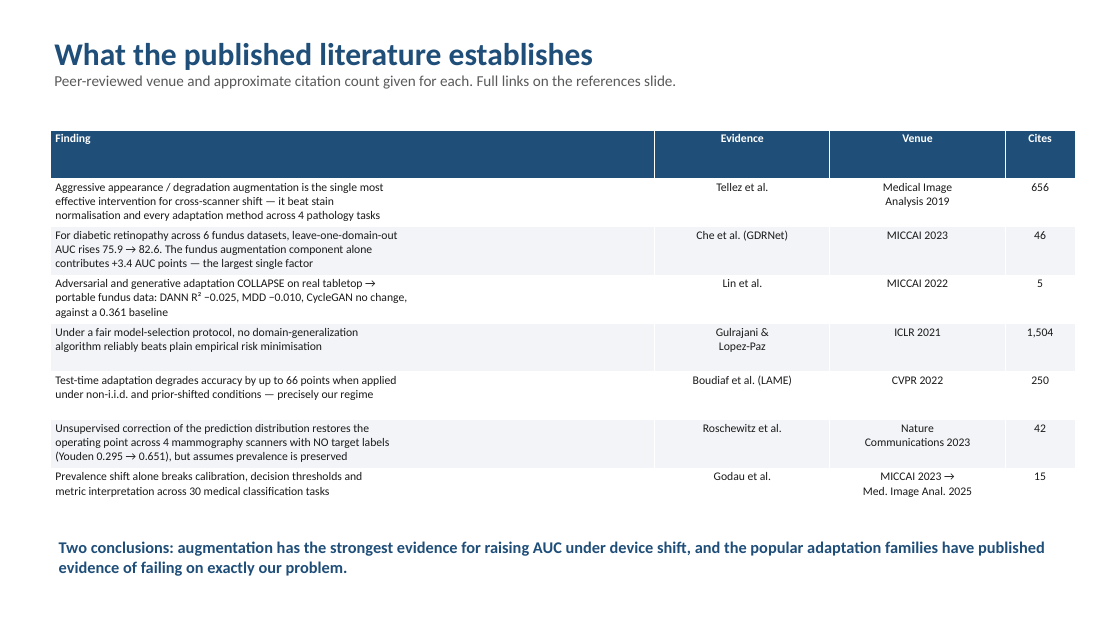
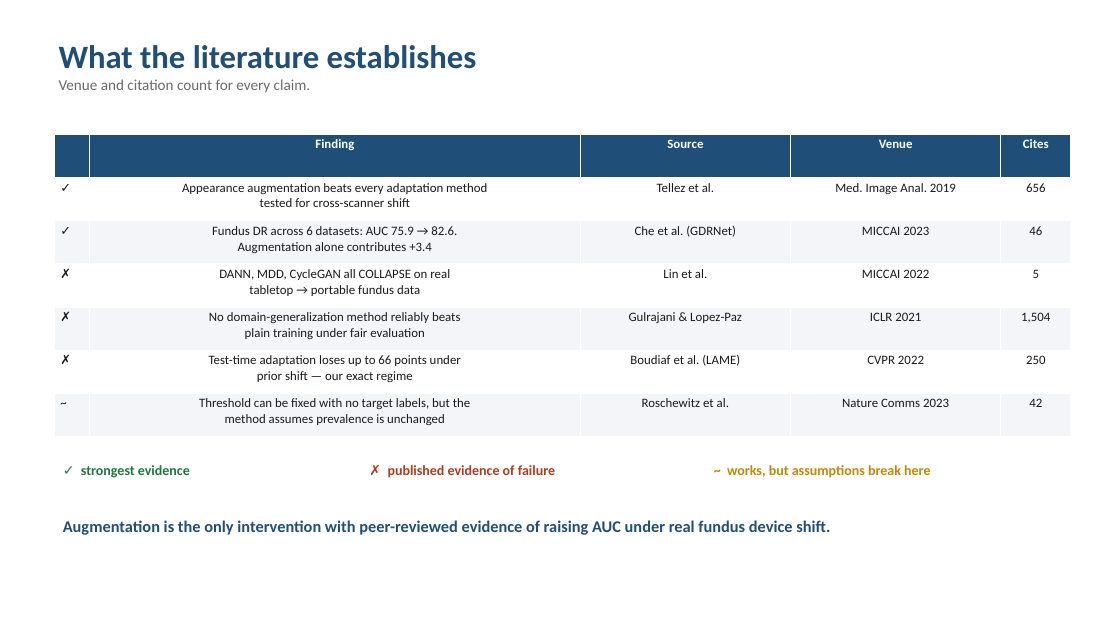
Before and after one commit to Sahith59/brset-convnextv2, a slide deck: slide 2 of presentation/BRSET_Part2_LiteratureReview.pptx. Drawn at 1120x630 pixels with LibreOffice and Linux fonts; fonts in the diff are those of the drawing. Boxes give left, top, right and bottom in pixels: in the first picture for what was removed or moved away, otherwise in the second. Text is boxed around its words. In the diff, an @@ line names an element or a change of style, - is before the commit and + after.

```diff
--- a/presentation/BRSET_Part2_LiteratureReview.pptx
+++ b/presentation/BRSET_Part2_LiteratureReview.pptx
@@ text at (59,45,477,93): text changed; text colour #5A5A5A to #6B6B6B @@
-What the published literature establishes
-Peer-reviewed venue and approximate citation count given for each. Full links on the references slide.
+What the literature establishes
+Venue and citation count for every claim.
@@ table at (55,134,1070,437) @@
-Finding | Evidence | Venue | Cites
-Aggressive appearance / degradation augmentation is the single most / effective intervention for cross-scanner shift — it beat stain / normalisation and every adaptation method across 4 pathology tasks | Tellez et al. | Medical Image / Analysis 2019 | 656
-For diabetic retinopathy across 6 fundus datasets, leave-one-domain-out / AUC rises 75.9 → 82.6. The fundus augmentation component alone / contributes +3.4 AUC points — the largest single factor | Che et al. (GDRNet) | MICCAI 2023 | 46
-Adversarial and generative adaptation COLLAPSE on real tabletop → / portable fundus data: DANN R² −0.025, MDD −0.010, CycleGAN no change, / against a 0.361 baseline | Lin et al. | MICCAI 2022 | 5
-Under a fair model-selection protocol, no domain-generalization / algorithm reliably beats plain empirical risk minimisation | Gulrajani & / Lopez-Paz | ICLR 2021 | 1,504
-Test-time adaptation degrades accuracy by up to 66 points when applied / under non-i.i.d. and prior-shifted conditions — precisely our regime | Boudiaf et al. (LAME) | CVPR 2022 | 250
-Unsupervised correction of the prediction distribution restores the / operating point across 4 mammography scanners with NO target labels / (Youden 0.295 → 0.651), but assumes prevalence is preserved | Roschewitz et al. | Nature / Communications 2023 | 42
-Prevalence shift alone breaks calibration, decision thresholds and / metric interpretation across 30 medical classification tasks | Godau et al. | MICCAI 2023 → / Med. Image Anal. 2025 | 15
+ | Finding | Source | Venue | Cites
+✓ | Appearance augmentation beats every adaptation method / tested for cross-scanner shift | Tellez et al. | Med. Image Anal. 2019 | 656
+✓ | Fundus DR across 6 datasets: AUC 75.9 → 82.6. / Augmentation alone contributes +3.4 | Che et al. (GDRNet) | MICCAI 2023 | 46
+✗ | DANN, MDD, CycleGAN all COLLAPSE on real / tabletop → portable fundus data | Lin et al. | MICCAI 2022 | 5
+✗ | No domain-generalization method reliably beats / plain training under fair evaluation | Gulrajani & Lopez-Paz | ICLR 2021 | 1,504
+✗ | Test-time adaptation loses up to 66 points under / prior shift — our exact regime | Boudiaf et al. (LAME) | CVPR 2022 | 250
+~ | Threshold can be fixed with no target labels, but the / method assumes prevalence is unchanged | Roschewitz et al. | Nature Comms 2023 | 42
@@ table: place and size @@
-table at (50,130,1075,517)
+table at (55,134,1070,437)
@@ text added at (81,465,190,478), 12 pt, text #1E7A3C, bold @@
+✓ strongest evidence
@@ text added at (388,465,555,478), 12 pt, text #B33A1A, bold @@
+✗ published evidence of failure
@@ text added at (727,465,930,478), 12 pt, text #C88600, bold @@
+~ works, but assumptions break here
@@ text at (63,520,830,535): text changed @@
-Two conclusions: augmentation has the strongest evidence for raising AUC under device shift, and the popular adaptation families have published evidence of failing on exactly our problem.
+Augmentation is the only intervention with peer-reviewed evidence of raising AUC under real fundus device shift.
```
Also in this commit, not shown: 5 other slides changed, 1 other file.
